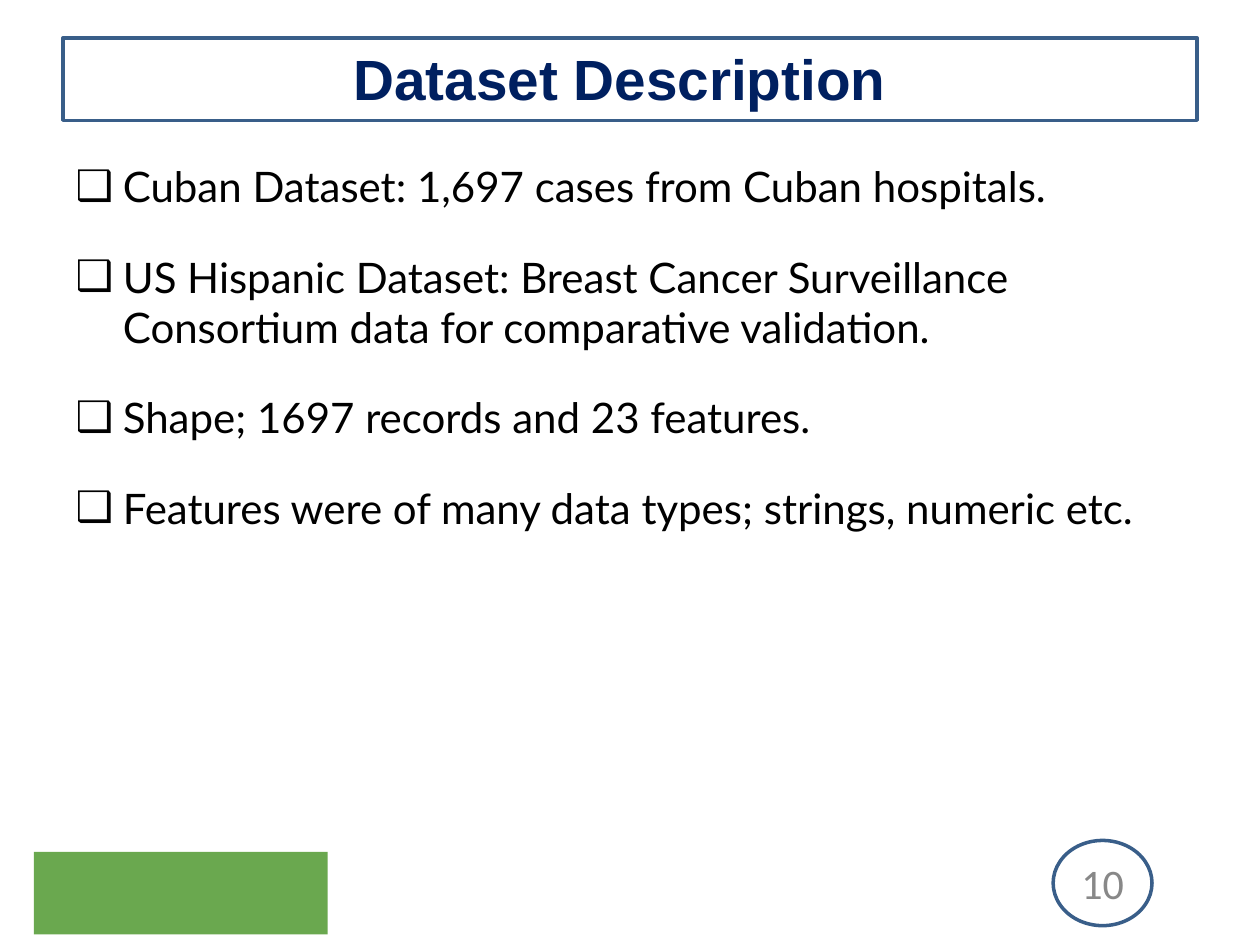
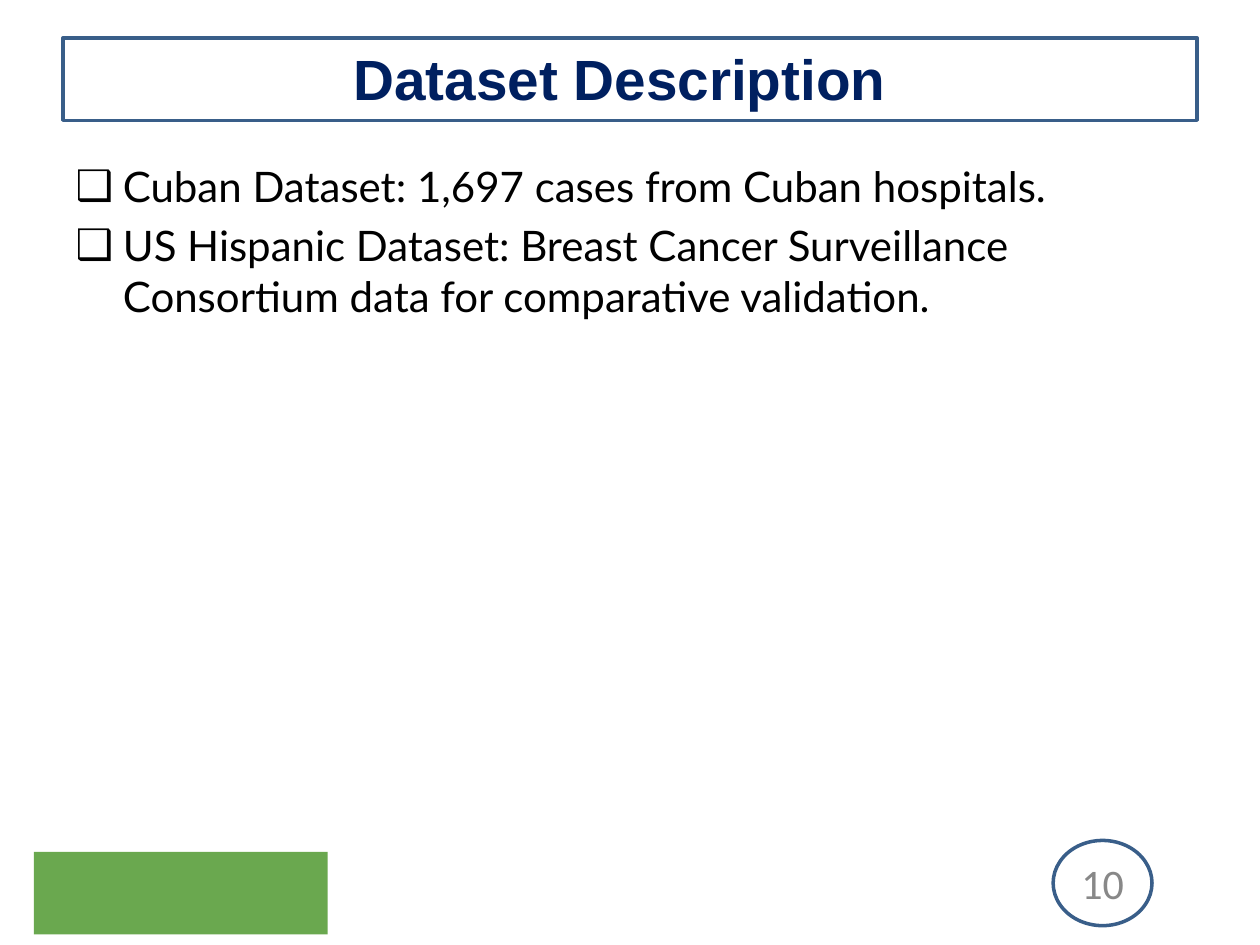
Before and after one commit to uginm102/MCSC-MUK, a slide deck: slide 10 of MCS7103-MachineLearning/Presentation.pptx. Drawn at 1260x945 pixels with LibreOffice and Linux fonts; fonts in the diff are those of the drawing; background and template pictures are left out. Boxes give left, top, right and bottom in pixels: in the first picture for what was removed or moved away, otherwise in the second. Text is boxed around its words. In the diff, an @@ line names an element or a change of style, - is before the commit and + after.

```diff
--- a/MCS7103-MachineLearning/Presentation.pptx
+++ b/MCS7103-MachineLearning/Presentation.pptx
@@ text "Cuban Dataset: 1,697 cases from ..." at (x1=123, y1=171, x2=1046, y2=320): less space between paragraphs @@
@@ text at (x1=123, y1=402, x2=1133, y2=532): paragraphs removed @@
-❑ Shape; 1697 records and 23 features.
-❑ Features were of many data types; strings, numeric etc.
```
Also in this commit, not shown: 9 other slides changed, 5 slides added, 10 slides removed.
